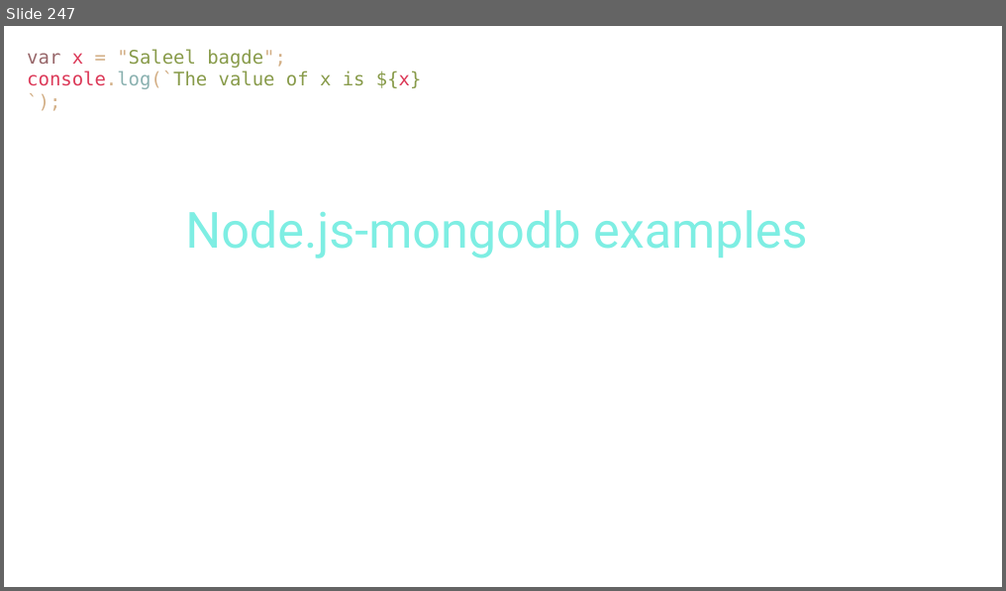
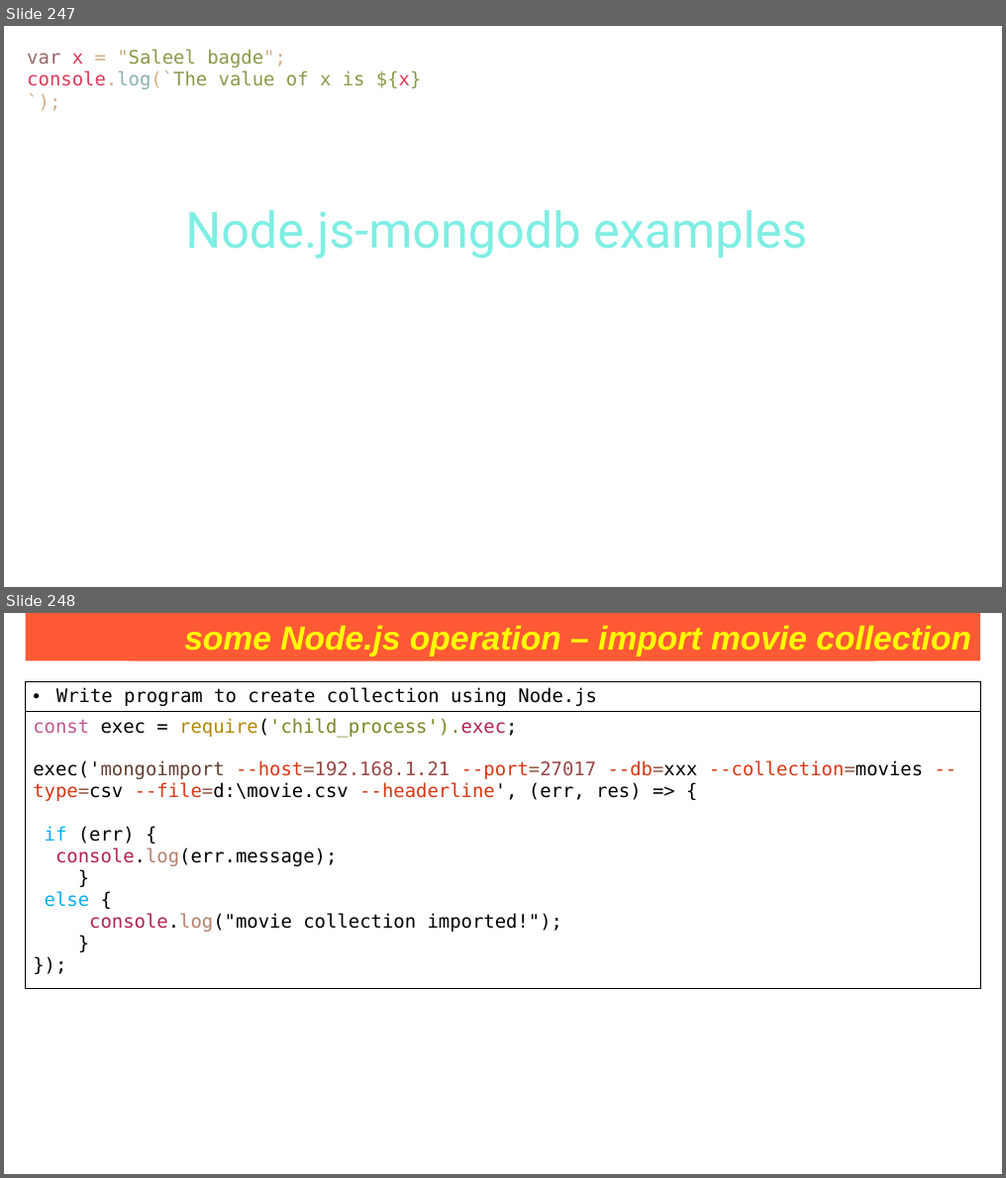
Before and after one commit to Saleel-Bagde/PPT-s, a slide deck: MongoDB PPT.pptx. Shown one above the other, each under a label of ours: slide 247 before the commit, slides 247 and 248 after it. The pictures are 1006x591 and 1006x1178 pixels, drawn with LibreOffice and Linux fonts; fonts in the diff are those of the drawing. Boxes give left, top, right and bottom in pixels: in the first picture for what was removed or moved away, otherwise in the second. Text is boxed around its words. In the diff, an @@ line names an element or a change of style, - is before the commit and + after.

```diff
--- a/MongoDB PPT.pptx
+++ b/MongoDB PPT.pptx
@@ slide 248 added at (4, 613, 1002, 1174), background #FFFFFF @@
@@ rectangle added at (26, 613, 981, 661), fill #FF5A36, 32 pt, text #FFFF00, bold, italic @@
+some Node.js operation – import movie collection
@@ rectangle added at (129, 613, 877, 661), fill #FF5A36, 32 pt, text #FFFF00, bold, italic @@
+some operation on movies collection
@@ table added at (26, 682, 981, 989), 2 rows, 1 columns @@
+Write program to create collection using Node.js
+const exec = require('child_process').exec; / exec('mongoimport --host=192.168.1.21 --port=27017 --db=xxx --collection=movies --type=csv --file=d:\movie.csv --headerline', (err, res) => { / if (err) { / console.log(err.message); / } / else { / console.log("movie collection imported!"); / } / });
```
Also in this commit, not shown: 6 slides changed.
